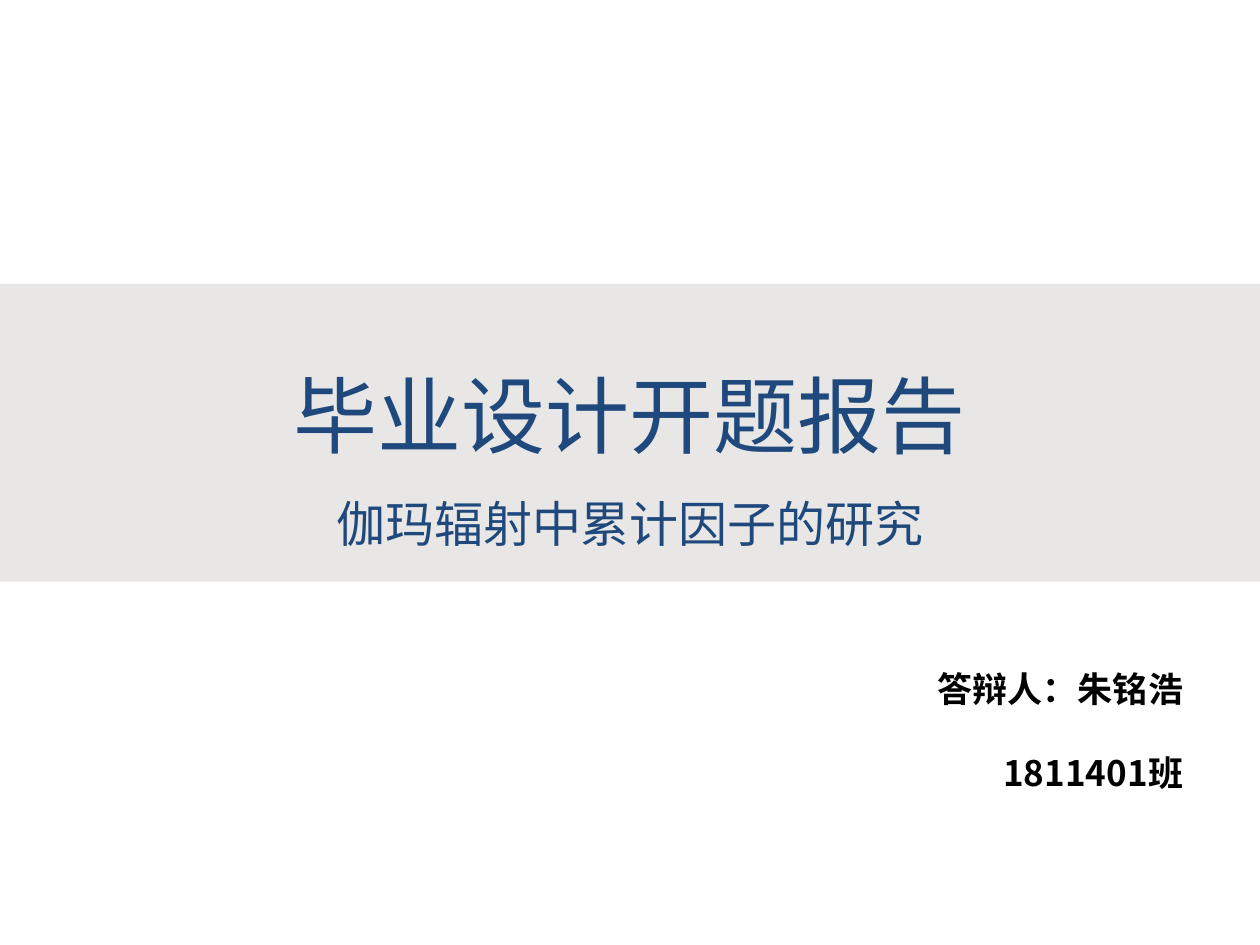
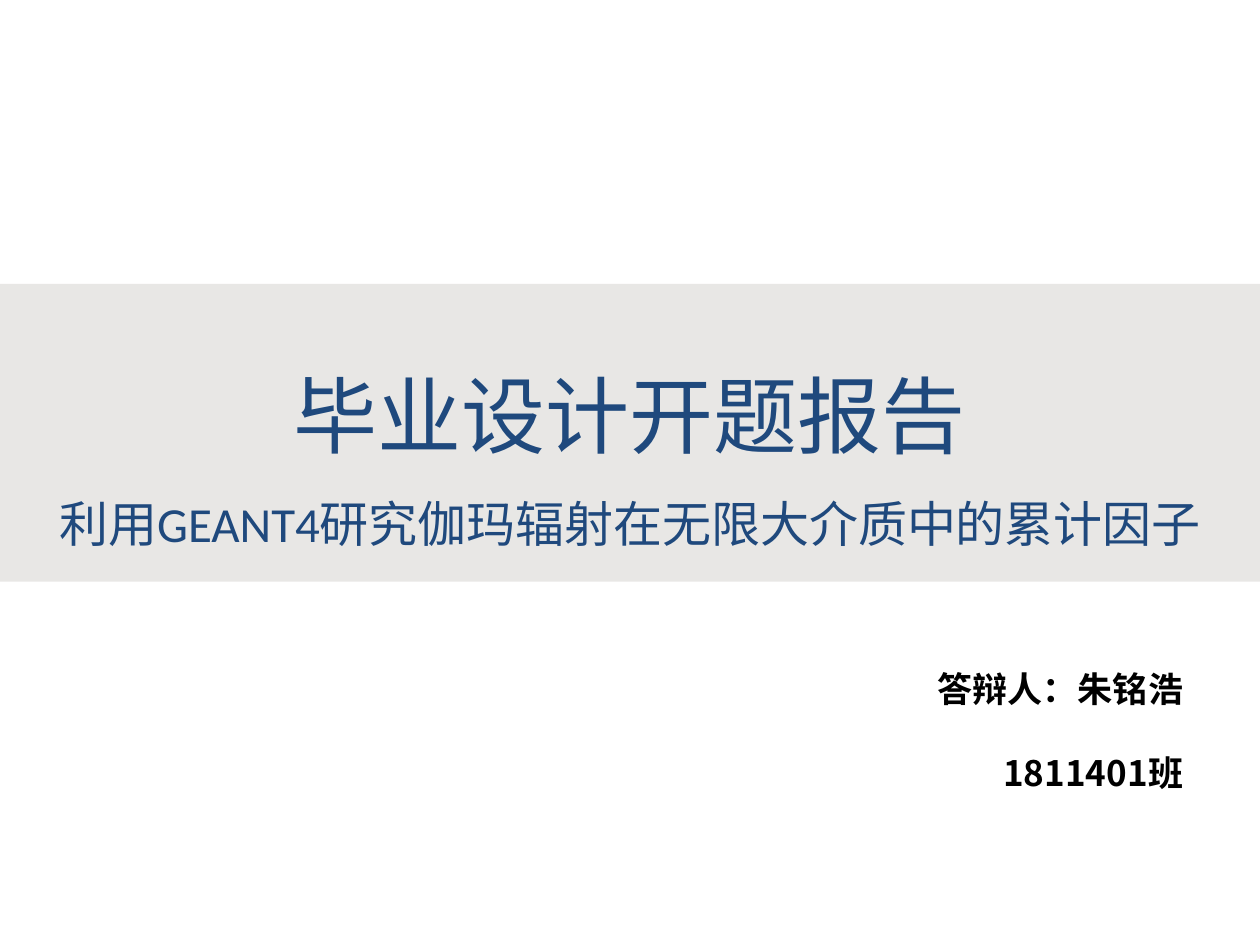
Before and after one commit to Apricot1024/GraduationProject, a slide deck: slide 1 of 1.开题/开题报告.pptx. Drawn at 1260x945 pixels with LibreOffice and Linux fonts; fonts in the diff are those of the drawing; background and template pictures are left out. Boxes give left, top, right and bottom in pixels: in the first picture for what was removed or moved away, otherwise in the second. Text is boxed around its words. In the diff, an @@ line names an element or a change of style, - is before the commit and + after.

```diff
--- a/1.开题/开题报告.pptx
+++ b/1.开题/开题报告.pptx
@@ text in rectangle at (59, 500, 1200, 546): text changed @@
-伽玛辐射中累计因子的研究
+利用GEANT4研究伽玛辐射在无限大介质中的累计因子
```
Also in this commit, not shown: 35 other files.
